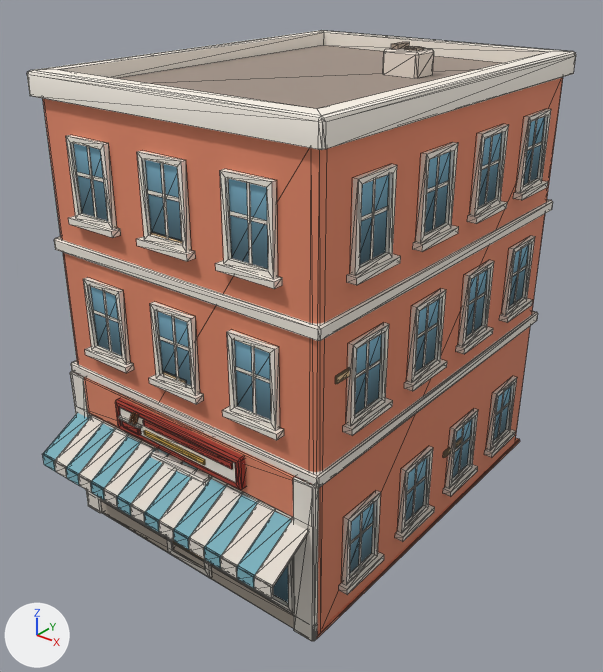
Before and after pictures for a commit that changed the glTF model newcity/art/kit/tremont_e3.glb.
Camera for both pictures: a 50 mm lens placed at (12.7, -16.65, 14.64), pointed at (0.26, -1.09, 5.0). Every picture has the same lights, and +X, +Y and +Z are marked at lower left. The picture after the commit comes second. Mesh edges are drawn as thin lines. Vertices at exactly the same position are counted once.

Names of what the first picture shows: 'tremont_e3'.
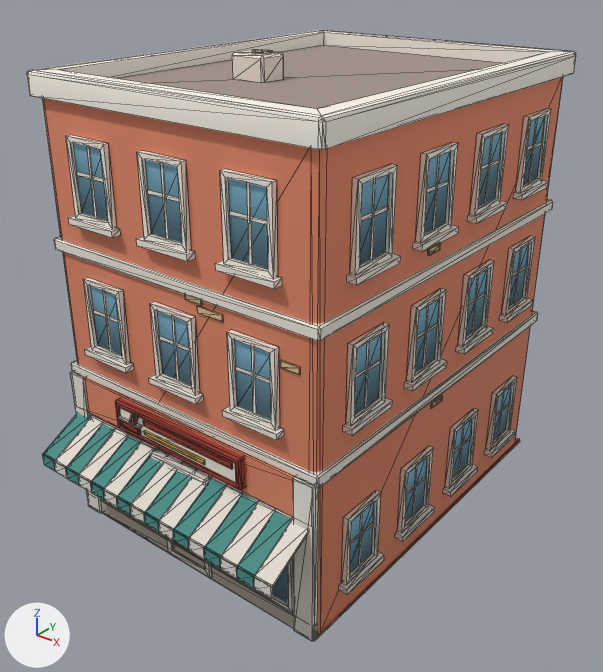
Boxes [x1, y1, x2, y2] around the edits, measured in the pictures (603 x 672 px; the box of a moved part takes in the faces that stretch with it):
part 1 of me_tremont_e3, moved or reshaped: before [151, 232, 182, 243]; after [185, 295, 203, 305]
part 2 of me_tremont_e3, moved or reshaped (not visible before): after [280, 360, 301, 375]
part 3 of me_tremont_e3, moved or reshaped: before [335, 368, 349, 384]; after [428, 243, 441, 256]
part 4 of me_tremont_e3, deleted: before [391, 42, 410, 49]
part 5 of me_tremont_e3, moved or reshaped: before [383, 46, 434, 79]; after [232, 49, 284, 83]
part 6 of me_tremont_e3, moved or reshaped: before [163, 372, 186, 383]; after [197, 306, 224, 322]
part 7 of me_tremont_e3, moved or reshaped: before [443, 438, 462, 458]; after [431, 395, 442, 408]
part 8 of me_tremont_e3, surface changed: [42, 413, 464, 588] in both

The change in detail:
me_tremont_e3 is used by ob_tremont_e3; location (0.0, 0.0, 0.0).
me_tremont_e3 had 1748 vertices, 2444 faces and spanned x -4.24..4.24, y -6.64..5.41, z 0.0..12.19.
me_tremont_e3 now has 1740 vertices, 2434 faces and spans x -4.24..4.24, y -6.64..5.41, z 0.0..12.11.
me_tremont_e3 part 1: the loose piece of 16 vertices spanning x -0.56..0.44, y -5.29..-5.25, z 8.65..8.82 is scaled about its middle by (0.493, 1, 1), then moved by (0.71, 0.0, -1.16).
me_tremont_e3 part 2: the loose piece of 16 vertices spanning x -3.48..-2.73, y -5.29..-5.25, z 3.84..4.01 is scaled about its middle by (0.66, 1, 1), then moved by (6.42, 0.0, 2.88).
me_tremont_e3 part 3: the loose piece of 16 vertices spanning x 4.0..4.04, y -4.68..-4.18, z 6.42..6.59 is moved by (0.0, 3.37, 1.77).
me_tremont_e3 part 4: the loose piece of 8 vertices spanning x 1.13..1.33, y 1.29..1.79, z 12.07..12.19 is deleted.
me_tremont_e3 part 5: 36 vertices moved from x 0.98..1.98, y 1.14..1.94, z 11.47..12.11 to x -1.45..-0.45, y -1.62..-0.82, z 11.47..12.11.
me_tremont_e3 part 6: 16 vertices moved from x -0.5..0.25, y -5.29..-5.25, z 5.27..5.44 to x 0.75..1.5, y -5.29..-5.25, z 7.28..7.45.
me_tremont_e3 part 7: 16 vertices moved from x 4.0..4.04, y 0.26..1.26, z 2.03..2.2 to x 4.0..4.04, y -0.63..-0.13, z 3.97..4.14.
me_tremont_e3 part 8: 168 kept faces spanning x -4.03..4.03, y -6.64..4.12, z 1.03..10.42 get new texture (UV) coordinates.
Other edits to the shape of me_tremont_e3 do not show in these pictures.
